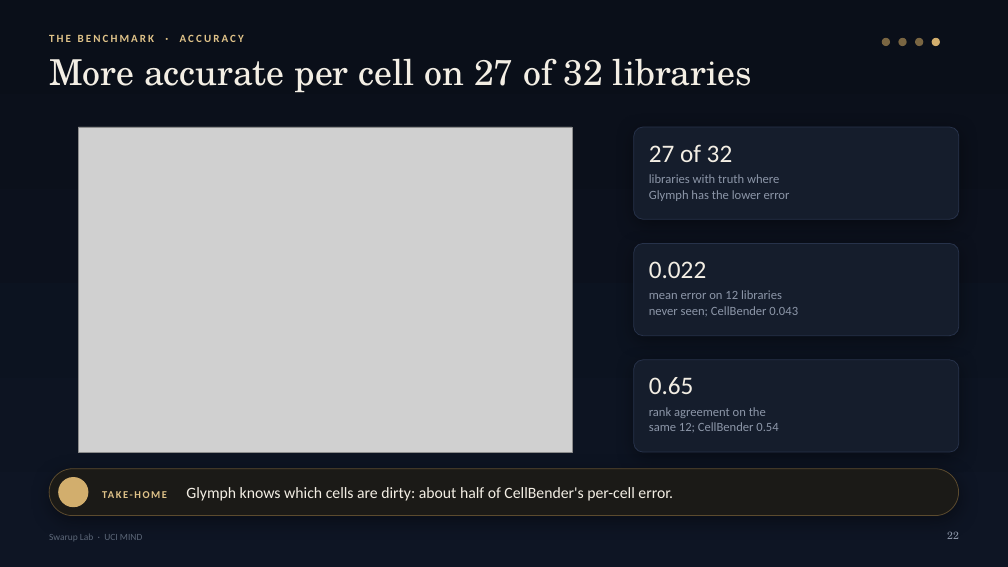
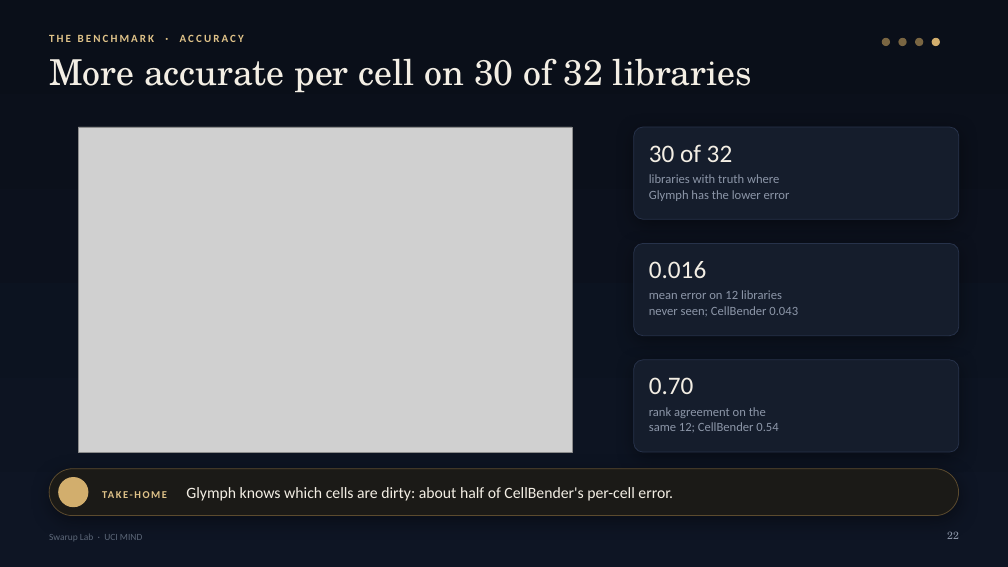
Before and after one commit to swaruplab/glymph, a slide deck: slide 22 of reports/Glymph_overview_dark.pptx. Drawn at 1008x567 pixels with LibreOffice and Linux fonts; fonts in the diff are those of the drawing; grey boxes stand for pictures; background and template pictures are left out. Boxes give left, top, right and bottom in pixels: in the first picture for what was removed or moved away, otherwise in the second. Text is boxed around its words. In the diff, an @@ line names an element or a change of style, - is before the commit and + after.

```diff
--- a/reports/Glymph_overview_dark.pptx
+++ b/reports/Glymph_overview_dark.pptx
@@ text at [49,58,752,93]: text changed @@
-More accurate per cell on 27 of 32 libraries
+More accurate per cell on 30 of 32 libraries
@@ text at [649,144,733,162]: text changed @@
-27 of 32
+30 of 32
@@ text at [649,261,706,278]: text changed @@
-0.022
+0.016
@@ text at [649,377,694,394]: text changed @@
-0.65
+0.70
```
Also in this commit, not shown: 8 other slides changed, 1 slide added, 27 other files.
